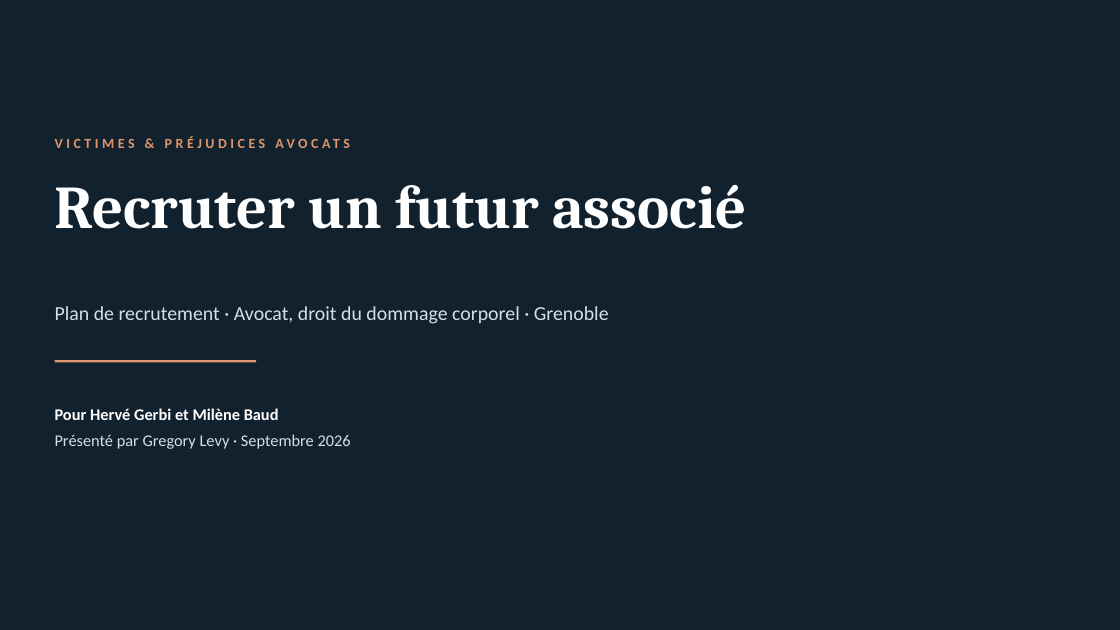
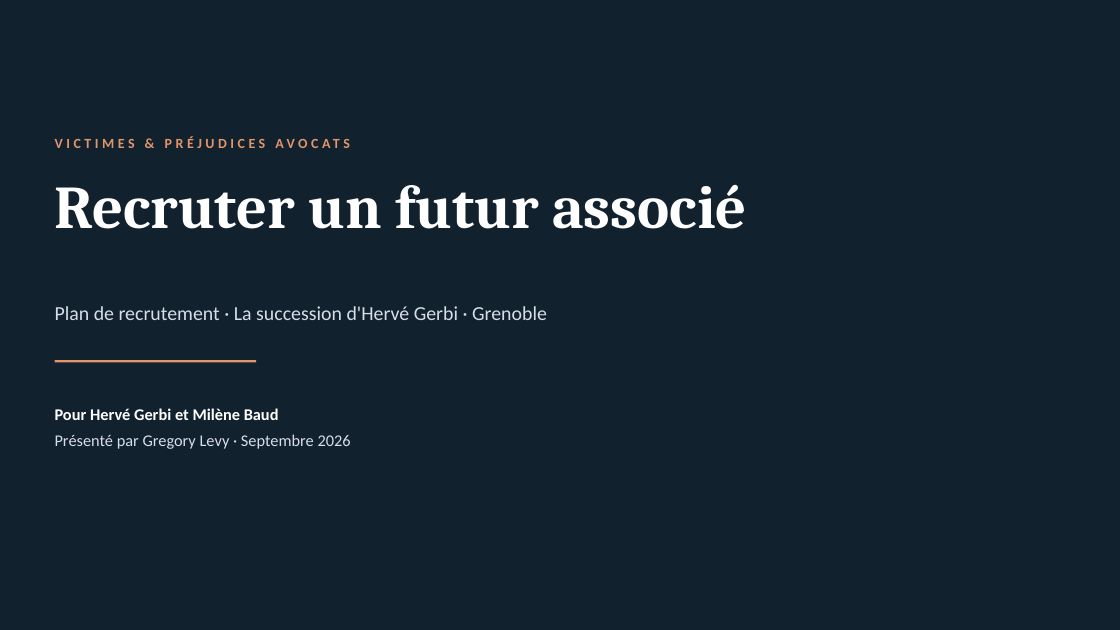
Before and after one commit to levygr/Recrutement, a slide deck: slide 1 of Plan-de-recrutement-presentation.pptx. Drawn at 1120x630 pixels with LibreOffice and Linux fonts; fonts in the diff are those of the drawing. Boxes give left, top, right and bottom in pixels: in the first picture for what was removed or moved away, otherwise in the second. Text is boxed around its words. In the diff, an @@ line names an element or a change of style, - is before the commit and + after.

```diff
--- a/Plan-de-recrutement-presentation.pptx
+++ b/Plan-de-recrutement-presentation.pptx
@@ text at bbox=[55, 306, 547, 320]: text changed @@
-Plan de recrutement · Avocat, droit du dommage corporel · Grenoble
+Plan de recrutement · La succession d'Hervé Gerbi · Grenoble
```
Also in this commit, not shown: 7 other slides changed, 3 slides added, 2 slides removed, 11 other files.
